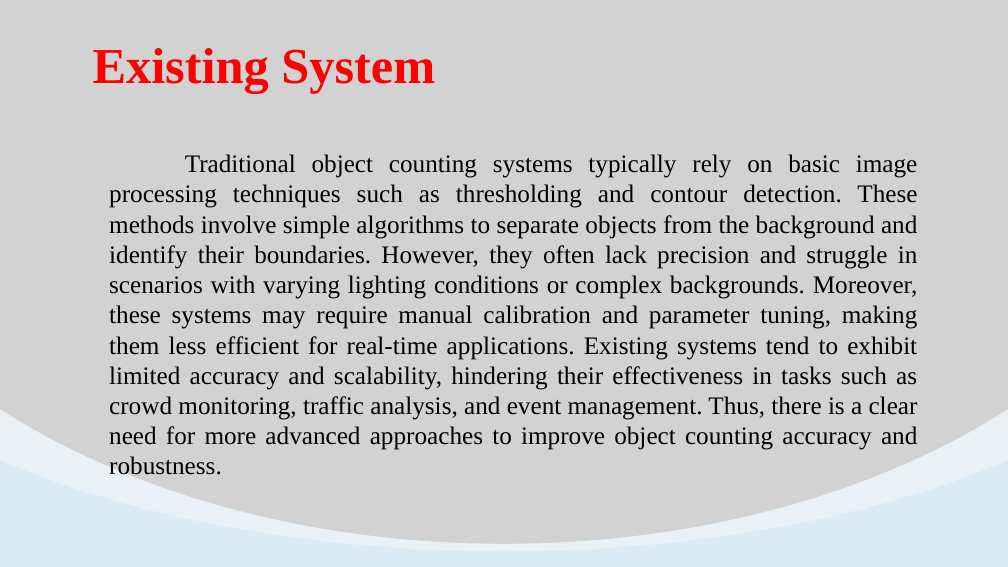
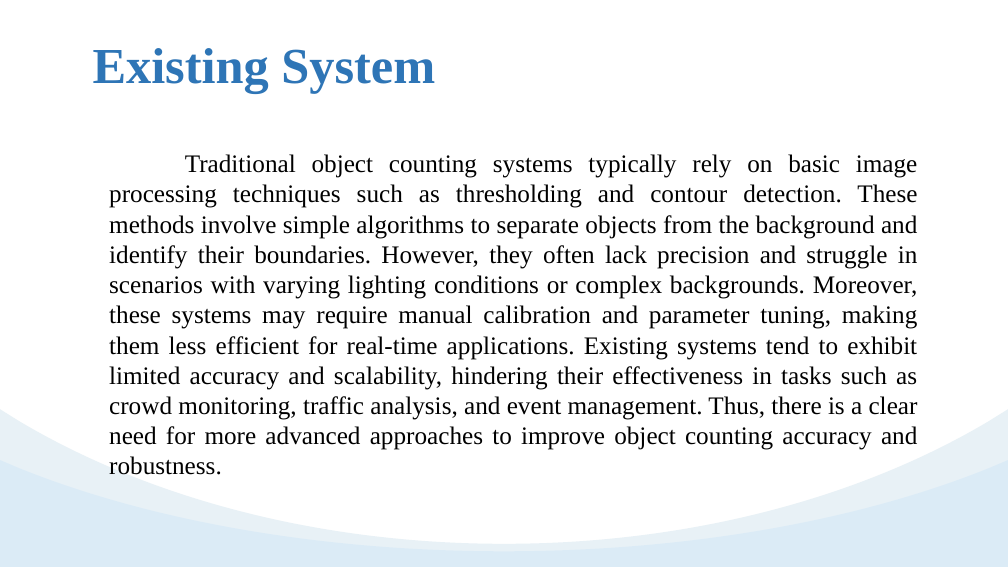
Before and after one commit to Chakrapani2122/Major-Project, a slide deck: slide 5 of Major Project.pptx. Drawn at 1008x567 pixels with LibreOffice and Linux fonts; fonts in the diff are those of the drawing. Boxes give left, top, right and bottom in pixels: in the first picture for what was removed or moved away, otherwise in the second. Text is boxed around its words. In the diff, an @@ line names an element or a change of style, - is before the commit and + after.

```diff
--- a/Major Project.pptx
+++ b/Major Project.pptx
@@ background #A6A6A6 at 50% opacity to #FFFFFF @@
@@ text "Existing System" at box(93, 48, 435, 93): text colour #FF0000 to #2E75B6 @@
```
Also in this commit, not shown: 5 other slides changed, 7 slides added, 4 other files.
